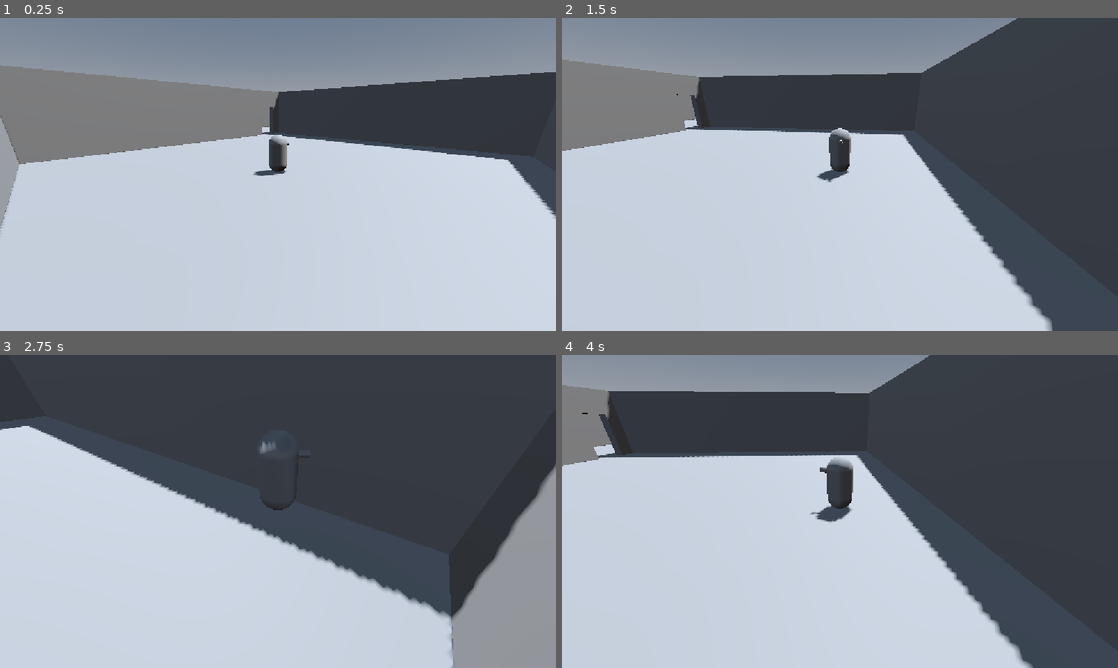
Above: before the commit, frames 1-4 (two rows, left to right).
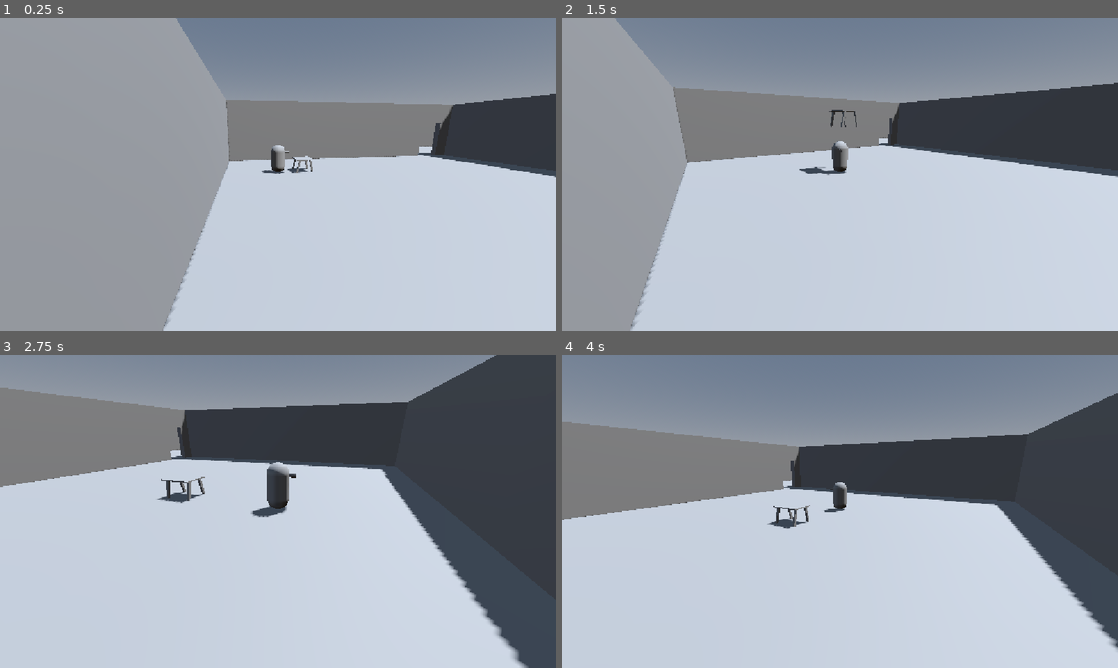
Above: after the commit, the same moments.

Repository: frankie11101/blood-moon
Game: Godot game, scene res://main.tscn
The game is run twice, just before and just after one commit, with the same random seed, the same clock (stepped at 60 frames per second) and the same inputs.
Inputs:
- Up to frame 1 (0.25 s): no input
- Up to frame 2 (1.5 s): tap Enter (ui_accept) at 0.5, 0.77 s; hold Right (ui_right) 0.53-1.28 s; hold E (interact, bound only after the commit) 0.53-1.28 s; hold Down (ui_down) from 1.28 s (still down); tap E (interact, bound only after the commit) at 1.35 s
- Up to frame 3 (2.75 s): tap Enter (ui_accept) at 1.52 s; release Down (ui_down) at 2.03 s; hold Right (ui_right) from 2.03 s (still down); hold E (interact, bound only after the commit) from 2.03 s (still down)
- Up to frame 4 (4 s): release Right (ui_right) at 2.78 s; release E (interact, bound only after the commit) at 2.78 s; hold Up (ui_up) 2.78-3.53 s; tap E (interact, bound only after the commit) at 2.85 s; tap Enter (ui_accept) at 3.02, 3.77 s; hold Left (ui_left) from 3.53 s (still down); hold E (interact, bound only after the commit) from 3.53 s (still down)

The runs differ from the first frame. In frame 1, 43% of the frame differs, in the area x 0-100%, y 0-100%; in frame 2, 46%; in frame 3, 42%; in frame 4, 40%.

Commit message:
06212026 picking up rigid bodies mechanic

Diff:
--- /dev/null
+++ b/Assets/Furniture/RigidTable.tscn
@@ -0,0 +1,40 @@
+[gd_scene format=3 uid="uid://c7pgfa6tnaqam"]
+
+[sub_resource type="BoxMesh" id="BoxMesh_dkxay"]
+size = Vector3(1, 0.035229493, 0.8)
+
+[sub_resource type="BoxMesh" id="BoxMesh_tcde0"]
+size = Vector3(0.1, 0.610376, 0.1)
+
+[sub_resource type="BoxShape3D" id="BoxShape3D_yyfm3"]
+size = Vector3(1, 0.6195313, 0.8)
+
+[node name="RigidTable" type="RigidBody3D" unique_id=1376104672]
+collision_layer = 2
+freeze = true
+
+[node name="Node3D" type="Node3D" parent="." unique_id=145425439]
+
+[node name="MeshInstance3D" type="MeshInstance3D" parent="Node3D" unique_id=230215761]
+transform = Transform3D(1, 0, 0, 0, 1, 0, 0, 0, 1, -1.9073486e-06, 0.5823853, 0.10000038)
+mesh = SubResource("BoxMesh_dkxay")
+
+[node name="MeshInstance3D2" type="MeshInstance3D" parent="Node3D" unique_id=131385708]
+transform = Transform3D(0.7110001, 0, 0, 0, 0.97362924, 0.17201476, 0, -0.22813629, 0.73411644, 0.40886116, 0.27898723, 0.40322876)
+mesh = SubResource("BoxMesh_tcde0")
+
+[node name="MeshInstance3D5" type="MeshInstance3D" parent="Node3D" unique_id=1555555972]
+transform = Transform3D(0.7110001, 0, 0, 0, 0.97362924, 0.17201476, 0, -0.22813629, 0.73411644, -0.39113808, 0.27898723, 0.40322876)
+mesh = SubResource("BoxMesh_tcde0")
+
+[node name="MeshInstance3D3" type="MeshInstance3D" parent="Node3D" unique_id=465341853]
+transform = Transform3D(-0.7110001, -1.994431e-08, 6.4178494e-08, 0, 0.97362924, 0.17201477, -6.21576e-08, 0.22813635, -0.7341165, 0.40886116, 0.27898723, -0.19677162)
+mesh = SubResource("BoxMesh_tcde0")
+
+[node name="MeshInstance3D4" type="MeshInstance3D" parent="Node3D" unique_id=1598831136]
+transform = Transform3D(-0.7110001, -1.994431e-08, 6.4178494e-08, 0, 0.97362924, 0.17201477, -6.21576e-08, 0.22813635, -0.7341165, -0.39113808, 0.27898723, -0.19677162)
+mesh = SubResource("BoxMesh_tcde0")
+
+[node name="CollisionShape3D" type="CollisionShape3D" parent="." unique_id=59271474]
+transform = Transform3D(1, 0, 0, 0, 1, 0, 0, 0, 1, 0, 0.29023436, 0.10000038)
+shape = SubResource("BoxShape3D_yyfm3")
--- /dev/null
+++ b/Assets/Furniture/StaticTable.tscn
@@ -0,0 +1,39 @@
+[gd_scene format=3 uid="uid://bkdorwyrdxidw"]
+
+[sub_resource type="BoxMesh" id="BoxMesh_dkxay"]
+size = Vector3(1, 0.035229493, 0.8)
+
+[sub_resource type="BoxMesh" id="BoxMesh_tcde0"]
+size = Vector3(0.1, 0.610376, 0.1)
+
+[sub_resource type="BoxShape3D" id="BoxShape3D_yyfm3"]
+size = Vector3(1, 0.6195313, 0.8)
+
+[node name="Table" type="StaticBody3D" unique_id=1835980144]
+collision_layer = 2
+
+[node name="Table body" type="Node3D" parent="." unique_id=1052841441]
+
+[node name="MeshInstance3D" type="MeshInstance3D" parent="Table body" unique_id=226856512]
+transform = Transform3D(1, 0, 0, 0, 1, 0, 0, 0, 1, -1.9073486e-06, 0.5823853, 0.10000038)
+mesh = SubResource("BoxMesh_dkxay")
+
+[node name="MeshInstance3D2" type="MeshInstance3D" parent="Table body" unique_id=2074937928]
+transform = Transform3D(0.7110001, 0, 0, 0, 0.97362924, 0.17201476, 0, -0.22813629, 0.73411644, 0.40886116, 0.27898723, 0.40322876)
+mesh = SubResource("BoxMesh_tcde0")
+
+[node name="MeshInstance3D5" type="MeshInstance3D" parent="Table body" unique_id=59067351]
+transform = Transform3D(0.7110001, 0, 0, 0, 0.97362924, 0.17201476, 0, -0.22813629, 0.73411644, -0.39113808, 0.27898723, 0.40322876)
+mesh = SubResource("BoxMesh_tcde0")
+
+[node name="MeshInstance3D3" type="MeshInstance3D" parent="Table body" unique_id=106657811]
+transform = Transform3D(-0.7110001, -1.994431e-08, 6.4178494e-08, 0, 0.97362924, 0.17201477, -6.21576e-08, 0.22813635, -0.7341165, 0.40886116, 0.27898723, -0.19677162)
+mesh = SubResource("BoxMesh_tcde0")
+
+[node name="MeshInstance3D4" type="MeshInstance3D" parent="Table body" unique_id=386114658]
+transform = Transform3D(-0.7110001, -1.994431e-08, 6.4178494e-08, 0, 0.97362924, 0.17201477, -6.21576e-08, 0.22813635, -0.7341165, -0.39113808, 0.27898723, -0.19677162)
+mesh = SubResource("BoxMesh_tcde0")
+
+[node name="CollisionShape3D" type="CollisionShape3D" parent="." unique_id=49271094]
+transform = Transform3D(1, 0, 0, 0, 1, 0, 0, 0, 1, 0, 0.29023436, 0.10000038)
+shape = SubResource("BoxShape3D_yyfm3")
--- a/character_body_3d.gd
+++ b/character_body_3d.gd
@@ -4,6 +4,57 @@
 const JUMP_VELOCITY = 4.5
 # Higher number = faster turning. Lower number = slower, weightier turning.
 const ROTATION_SPEED = 10.0
+
+@onready var raycast = $RayCast3D
+@onready var holdMarker = $"HoldMarker Node3D"
+
+var carriedObject: Node3D
+
+func _unhandled_input(event):
+	if event.is_action_pressed("interact"): # "E" key
+		if carriedObject == null:
+			tryPickUp()
+		else:
+			dropObject()
+
+func tryPickUp():
+	if raycast.is_colliding():
+		var target = raycast.get_collider()
+		if target is RigidBody3D:
+			carriedObject = target
+
+			# Tell the object to ignore collisions with the player while carried
+			# Freeze the physics so it stops falling or reacting to gravity
+			# finally snap it exactly on the marker's position
+			carriedObject.add_collision_exception_with(self)
+			carriedObject.freeze = true
+			carriedObject.get_parent().remove_child(carriedObject)
+			holdMarker.add_child(carriedObject)
+
+			carriedObject.position = Vector3.ZERO
+			carriedObject.rotation = Vector3.ZERO
+
+func dropObject():
+	if carriedObject != null:
+		var world = get_tree().current_scene #get main
+		var globalPos = carriedObject.global_position # to remember position before unparenting
+
+		holdMarker.remove_child(carriedObject)
+		world.add_child(carriedObject)
+
+		carriedObject.global_position = globalPos
+		carriedObject.remove_collision_exception_with(self)
+		carriedObject.freeze = false
+
+		var forwardDirection = -global_transform.basis.z # CALCULATE THE TOSS FORCE
+		var horizontalForce = 3.0 # Define how hard you want to push it
+		var upwardForce = 2.0
+
+		var tossVelocity = (forwardDirection * horizontalForce) + (Vector3.UP * upwardForce)
+
+		carriedObject.linear_velocity = tossVelocity
+
+		carriedObject = null
 
 func _physics_process(delta: float) -> void:
 	# Add the gravity.
--- a/main.tscn
+++ b/main.tscn
@@ -4,6 +4,7 @@
 [ext_resource type="Script" uid="uid://ba841ulrnpuw0" path="res://character_body_3d.gd" id="1_ig7tw"]
 [ext_resource type="Script" uid="uid://bkyickioj5ehg" path="res://classroom_camera.gd" id="2_0xm2m"]
 [ext_resource type="Script" uid="uid://cq0xv1kadsfoh" path="res://corridor_camera.gd" id="3_h2yge"]
+[ext_resource type="PackedScene" uid="uid://c7pgfa6tnaqam" path="res://Assets/Furniture/RigidTable.tscn" id="5_lquwl"]
 
 [sub_resource type="ProceduralSkyMaterial" id="ProceduralSkyMaterial_ig7tw"]
 sky_horizon_color = Color(0.66224277, 0.6717428, 0.6867428, 1)
@@ -44,22 +45,31 @@
 shadow_enabled = true
 
 [node name="CharacterBody3D" type="CharacterBody3D" parent="." unique_id=626395670]
-transform = Transform3D(1, 0, 0, 0, 1, 0, 0, 0, 1, 22.199999, 0, -29.7)
+transform = Transform3D(1, 0, 0, 0, 1, 0, 0, 0, 1, 17.699999, 0, -26.2)
+collision_mask = 3
 script = ExtResource("1_ig7tw")
 
-[node name="MeshInstance3D" type="MeshInstance3D" parent="CharacterBody3D" unique_id=1610854144]
+[node name="RayCast3D" type="RayCast3D" parent="CharacterBody3D" unique_id=519945171]
+transform = Transform3D(1, 0, 0, 0, -4.371139e-08, -1, 0, 1, -4.371139e-08, 0, 0.5, 0.04102516)
+collision_mask = 2
+
+[node name="Body" type="MeshInstance3D" parent="CharacterBody3D" unique_id=1610854144]
 transform = Transform3D(1, 0, 0, 0, 1, 0, 0, 0, 1, 0, 0.725, 0)
 mesh = SubResource("CapsuleMesh_dkxay")
+
+[node name="Nose" type="MeshInstance3D" parent="CharacterBody3D" unique_id=1746893803]
+transform = Transform3D(-1.51808e-09, 0.17364813, 0.15756921, -0.19999999, -4.3711385e-08, 9.870756e-17, 8.6094625e-09, -0.9848076, 0.027783696, 0.03750038, 1.025, -0.29999924)
+mesh = SubResource("CylinderMesh_dkxay")
 
 [node name="CollisionShape3D" type="CollisionShape3D" parent="CharacterBody3D" unique_id=1058436241]
 transform = Transform3D(1, 0, 0, 0, 1, 0, 0, 0, 1, 0, 0.70000005, 0)
 shape = SubResource("CapsuleShape3D_tcde0")
 
-[node name="Nose" type="MeshInstance3D" parent="CharacterBody3D" unique_id=1746893803]
-transform = Transform3D(-1.51808e-09, 0.17364813, 0.15756921, -0.19999999, -4.3711385e-08, 9.870756e-17, 8.6094625e-09, -0.9848076, 0.027783696, 0.03750038, 1.025, -0.29999924)
-mesh = SubResource("CylinderMesh_dkxay")
+[node name="HoldMarker Node3D" type="Node3D" parent="CharacterBody3D" unique_id=147158792]
+transform = Transform3D(1, 0, 0, 0, 1, 0, 0, 0, 1, 0, 1.4, 0)
 
 [node name="CSGCombiner3D" type="CSGCombiner3D" parent="." unique_id=175584687]
+transform = Transform3D(1, 0, 0, 0, 1, 0, 0, 0, 1, 0, -0.0923686, 0)
 use_collision = true
 
 [node name="Floor - CSGBox3D2" type="CSGBox3D" parent="CSGCombiner3D" unique_id=556035737]
@@ -587,28 +597,31 @@
 size = Vector3(0.32158202, 0.19023438, 3.4)
 
 [node name="Classroom Camera" type="Camera3D" parent="." unique_id=1010193263 node_paths=PackedStringArray("player")]
-transform = Transform3D(0.7162803, 0, 0.6978127, 0, 1, 0, -0.6978127, 0, 0.7162803, 26.6, 2.1000004, -24.7)
+transform = Transform3D(0.7162803, 0, 0.6978127, 0, 1, 0, -0.6978127, 0, 0.7162803, 26.6, 2.0076318, -24.7)
 script = ExtResource("2_0xm2m")
 player = NodePath("../CharacterBody3D")
 
 [node name="Classroom Area" type="Area3D" parent="." unique_id=11935436]
-transform = Transform3D(0.7162803, 0, 0.6978127, 0, 1, 0, -0.6978127, 0, 0.7162803, 13.3, 0.5000004, -37.720448)
+transform = Transform3D(0.7162803, 0, 0.6978127, 0, 1, 0, -0.6978127, 0, 0.7162803, 13.3, 0.4076318, -37.720448)
 
 [node name="CollisionShape3D" type="CollisionShape3D" parent="Classroom Area" unique_id=735272617]
 transform = Transform3D(0.6427877, 0, 0.76604444, 0, 1, 0, -0.76604444, 0, 0.6427877, 0.5656662, 0.7, 0.66186523)
 shape = SubResource("BoxShape3D_dkxay")
 
 [node name="Corridor Camera" type="Camera3D" parent="." unique_id=299059017 node_paths=PackedStringArray("player")]
-transform = Transform3D(0.99317604, 0.10468705, -0.05139981, -0.08086385, 0.93572974, 0.3433233, 0.08403783, -0.33682406, 0.9378098, 13.2, 3.3000004, -25.2)
+transform = Transform3D(0.99317604, 0.10468705, -0.051399816, -0.08086385, 0.93572974, 0.3433233, 0.08403783, -0.33682406, 0.9378098, 13.2, 3.2076318, -25.2)
 script = ExtResource("3_h2yge")
 player = NodePath("../CharacterBody3D")
 
 [node name="Corridor Area" type="Area3D" parent="." unique_id=1313171307]
-transform = Transform3D(0.7162803, 0, 0.6978127, 0, 1, 0, -0.6978127, 0, 0.7162803, 12.606786, 0.5000004, -37.8)
+transform = Transform3D(0.7162803, 0, 0.6978127, 0, 1, 0, -0.6978127, 0, 0.7162803, 12.606786, 0.4076318, -37.8)
 
 [node name="CollisionShape3D" type="CollisionShape3D" parent="Corridor Area" unique_id=2106414442]
 transform = Transform3D(0.6427877, 0, 0.76604444, 0, 1, 0, -0.76604444, 0, 0.6427877, 0.46926117, 0.65000004, 0.77676773)
 shape = SubResource("BoxShape3D_dkxay")
 
+[node name="RigidTable" parent="." unique_id=1376104672 instance=ExtResource("5_lquwl")]
+transform = Transform3D(1, 0, 0, 0, 1, 0, 0, 0, 1, 17.5, 0, -27.5)
+
 [connection signal="body_entered" from="Classroom Area" to="." method="_on_classroom_area_body_entered"]
 [connection signal="body_entered" from="Corridor Area" to="." method="_on_corridor_area_body_entered"]
--- a/project.godot
+++ b/project.godot
@@ -54,6 +54,11 @@
 , Object(InputEventKey,"resource_local_to_scene":false,"resource_name":"","device":-1,"window_id":0,"alt_pressed":false …(183 unchanged characters)…
 ]
 }
+interact={
+"deadzone": 0.2,
+"events": [Object(InputEventKey,"resource_local_to_scene":false,"resource_name":"","device":-1,"window_id":0,"alt_pressed":false,"shift_pressed":false,"ctrl_pressed":false,"meta_pressed":false,"pressed":false,"keycode":0,"physical_keycode":69,"key_label":0,"unicode":101,"location":0,"echo":false,"script":null)
+]
+}
 
 [physics]
 
Not shown: 1 places in main.tscn that only renumber resources
